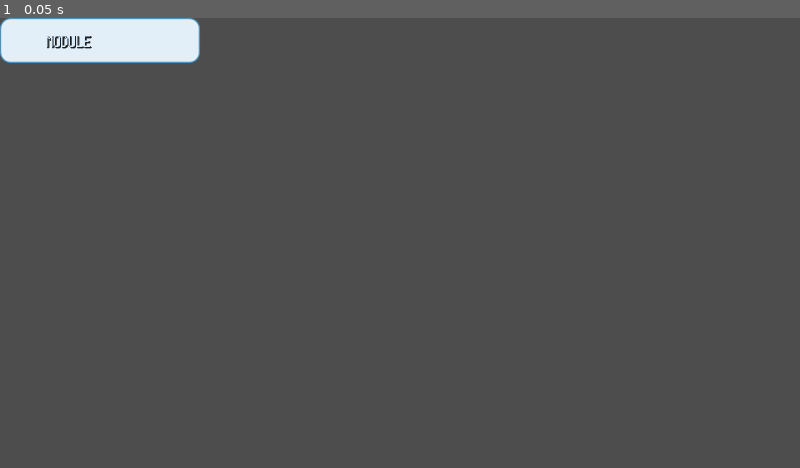
Above: before the commit, frame 1.
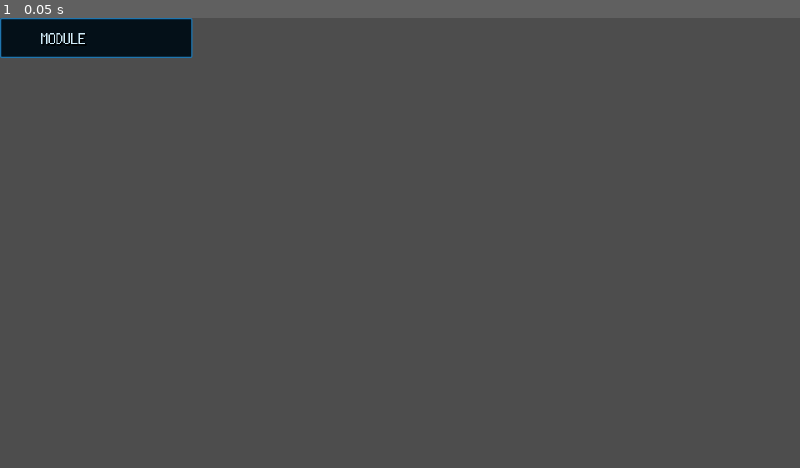
Above: after the commit, the same moment.

Repository: GYU-GAZE/NULL-NETWORK
Game: Godot game, scene res://apps/browser/sites/null_network/register/module_info_chip.tscn
Same seed, same stepped clock (60 frames per second), same inputs: the game is played once before the commit and once after it. This scene is started directly instead of the project's main scene. The engine's default icon, where the game draws it, is replaced by a stand-in: a white triangle on a blue panel in a dark square.
Inputs:
- Up to frame 1 (0.05 s): no input

The runs differ from the first frame. In frame 1, 2.4% of the frame differs, in the area x 0-25%, y 0-10%.

Commit message:
Restyle partner module chips for dark NULL NETWORK card

Diff:
--- a/apps/browser/sites/null_network/register/module_info_chip.tscn
+++ b/apps/browser/sites/null_network/register/module_info_chip.tscn
@@ -3,34 +3,34 @@
 [ext_resource type="Script" path="res://apps/browser/sites/null_network/register/module_info_chip.gd" id="1_script"]
 
 [sub_resource type="StyleBoxFlat" id="Panel"]
-bg_color = Color(0.91, 0.965, 1, 0.96)
+bg_color = Color(0.006, 0.052, 0.086, 0.96)
 border_width_left = 1
 border_width_top = 1
 border_width_right = 1
 border_width_bottom = 1
-border_color = Color(0.32, 0.66, 0.86, 0.8)
-corner_radius_top_left = 8
-corner_radius_top_right = 8
-corner_radius_bottom_right = 8
-corner_radius_bottom_left = 8
-content_margin_left = 7.0
-content_margin_top = 5.0
-content_margin_right = 7.0
-content_margin_bottom = 5.0
+border_color = Color(0.08, 0.5, 0.78, 0.84)
+corner_radius_top_left = 1
+corner_radius_top_right = 1
+corner_radius_bottom_right = 1
+corner_radius_bottom_left = 1
+content_margin_left = 6.0
+content_margin_top = 4.0
+content_margin_right = 6.0
+content_margin_bottom = 4.0
 
 [node name="ModuleInfoChip" type="PanelContainer"]
-custom_minimum_size = Vector2(160, 36)
+custom_minimum_size = Vector2(154, 32)
 mouse_default_cursor_shape = 2
 theme_override_styles/panel = SubResource("Panel")
 script = ExtResource("1_script")
 
 [node name="Row" type="HBoxContainer" parent="."]
 layout_mode = 2
-theme_override_constants/separation = 6
+theme_override_constants/separation = 5
 
 [node name="Icon" type="TextureRect" parent="Row"]
 unique_name_in_owner = true
-custom_minimum_size = Vector2(24, 24)
+custom_minimum_size = Vector2(22, 22)
 layout_mode = 2
 expand_mode = 1
 stretch_mode = 5
@@ -39,5 +39,6 @@
 unique_name_in_owner = true
 layout_mode = 2
 size_flags_horizontal = 3
+theme_override_colors/font_color = Color(0.82, 0.93, 0.98, 1)
 text = "MODULE"
 vertical_alignment = 1
